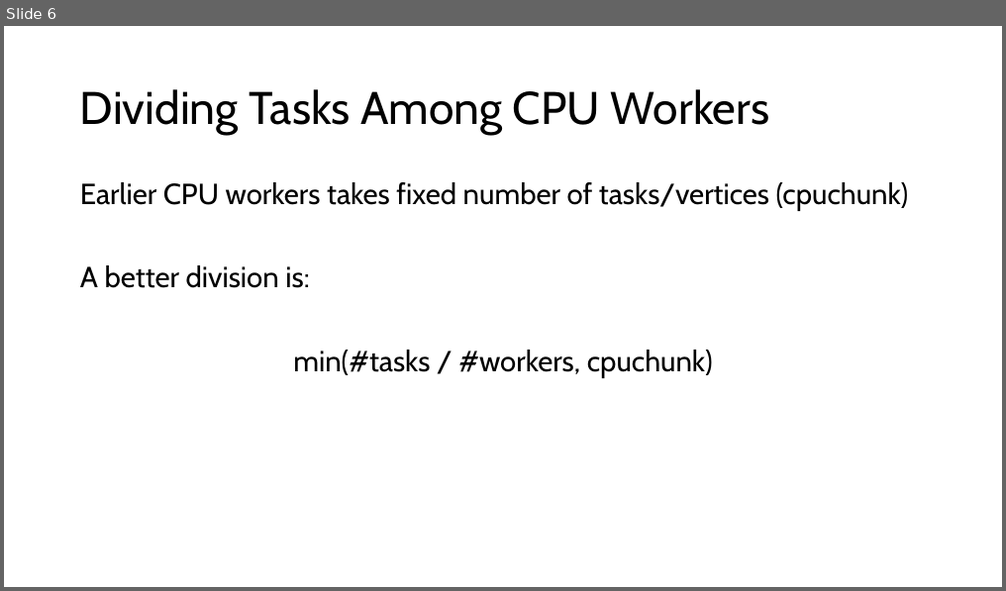
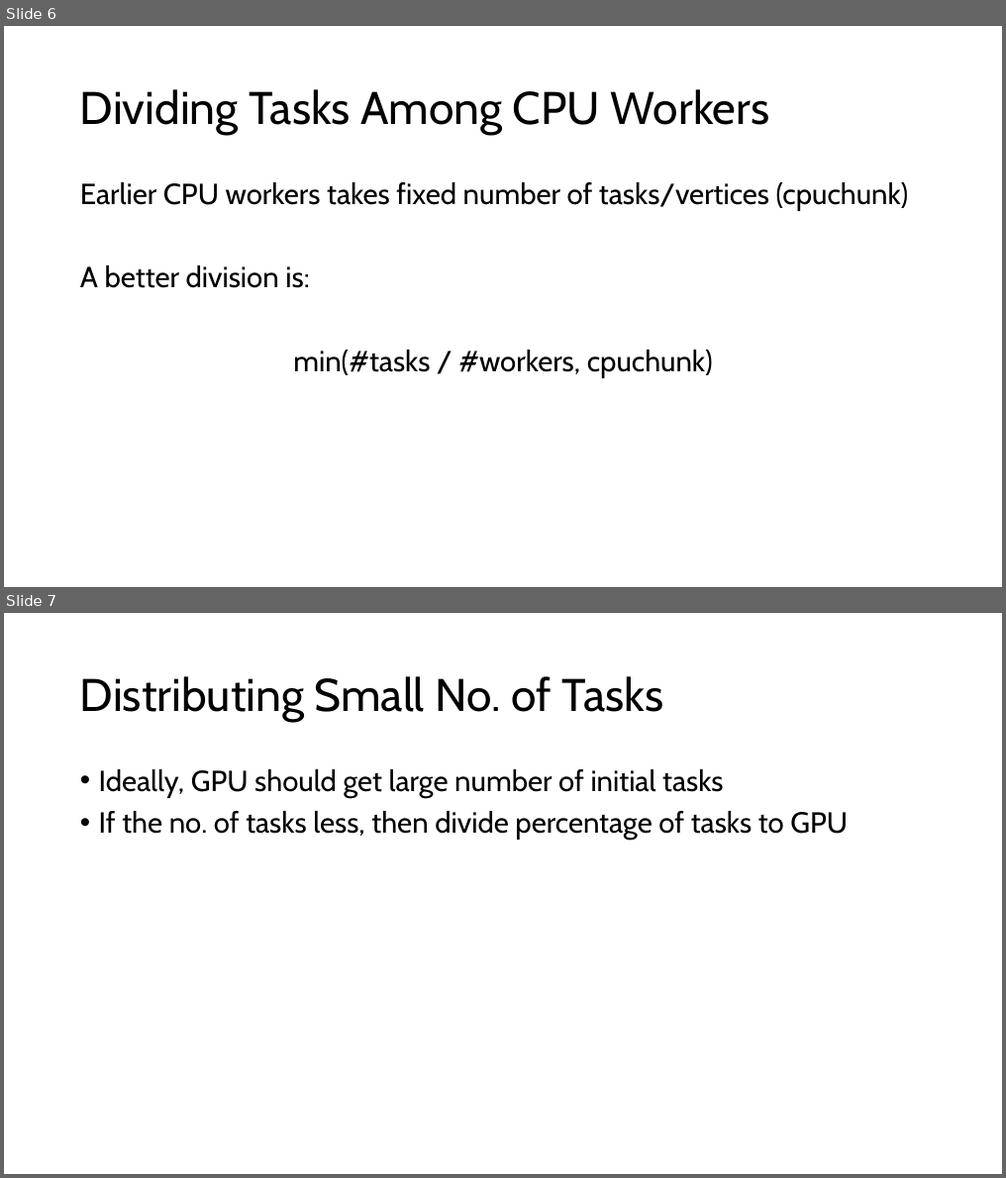
Before and after one commit to akhlaqueak/G-ThinkerCG, a slide deck: revision [Autosaved].pptx. Shown one above the other, each under a label of ours: slide 6 before the commit, slides 6 and 7 after it. The pictures are 1006x591 and 1006x1178 pixels, drawn with LibreOffice and Linux fonts; fonts in the diff are those of the drawing. Boxes give left, top, right and bottom in pixels: in the first picture for what was removed or moved away, otherwise in the second. Text is boxed around its words. In the diff, an @@ line names an element or a change of style, - is before the commit and + after.

```diff
--- a/revision [Autosaved].pptx
+++ b/revision [Autosaved].pptx
@@ slide 7 added at <box>4,613,1002,1174</box>, background #FFFFFF @@
@@ title added at <box>80,676,663,722</box>, 44 pt, text #000000 @@
+Distributing Small No. of Tasks
@@ text added at <box>99,769,847,840</box>, 28 pt, text #000000 @@
+• Ideally, GPU should get large number of initial tasks
+• If the no. of tasks less, then divide percentage of tasks to GPU
```
Also in this commit, not shown: 1 other slide added, 1 slide removed, 12 other files.
